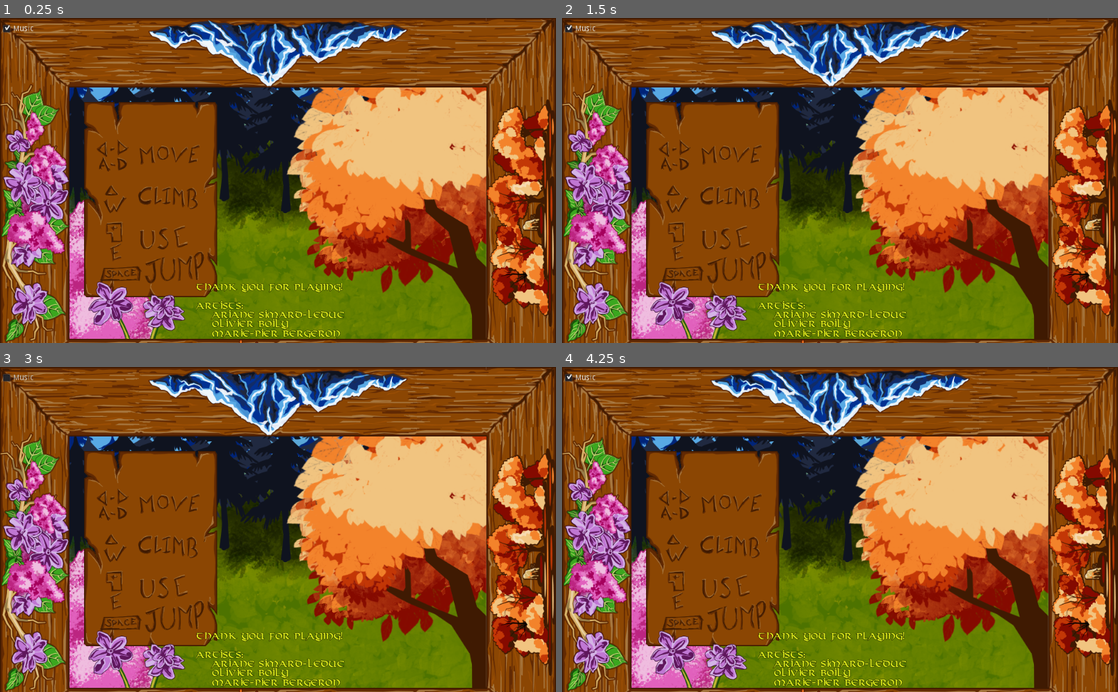
Above: before the commit, frames 1-4 (two rows, left to right).
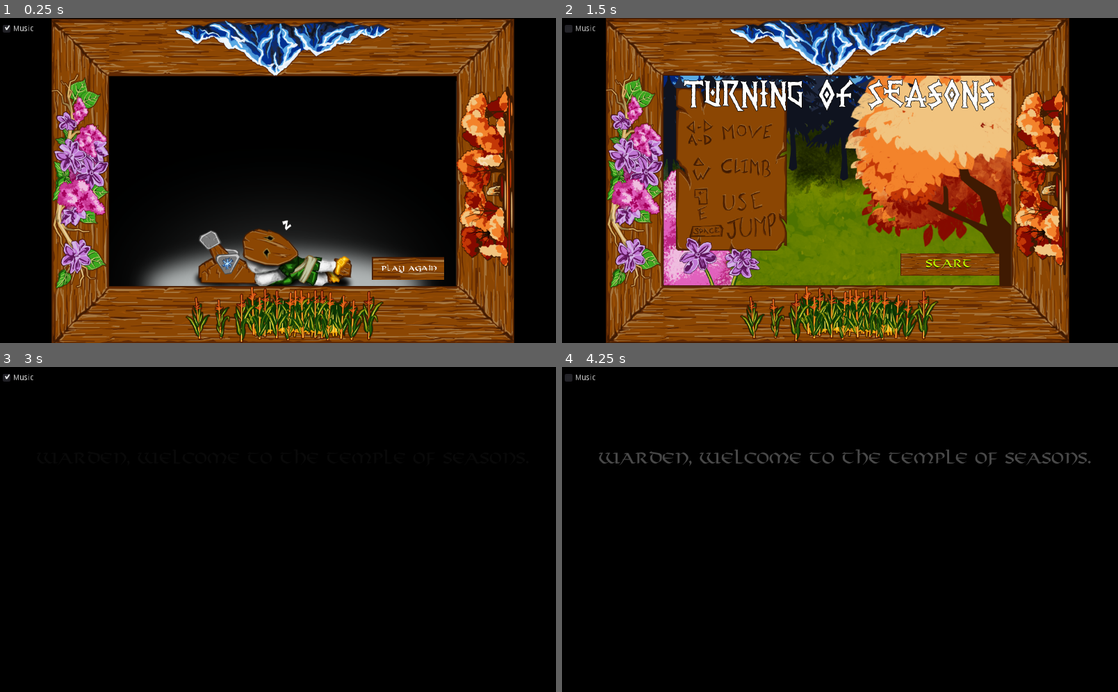
Above: after the commit, the same moments.

Repository: Boivin92/Turning-of-seasons
Game: Godot game, scene res://Menu/EndCard.tscn
Same seed, same stepped clock (60 frames per second), same inputs: the game is played once before the commit and once after it. This scene is started directly instead of the project's main scene. Sound files missing from this copy of the repository are replaced by a short silence.
Inputs (mouse positions are in pixels of both pictures, inside the frame that each line leads up to):
- Up to frame 1 (0.25 s): no input
- Up to frame 2 (1.5 s): click "Music" at 0.5 s; click "Music" (after the commit: "Play again") at 1.25 s
- Up to frame 3 (3 s): click "Music" at 2 s; click (389, 614) at 2.75 s, where only the run after the commit has a clickable "START"
- Up to frame 4 (4.25 s): click "Music" at 3.5 s

The runs differ from the first frame. In frame 1, 90% of the frame differs, in the area x 0-100%, y 0-100%; in frame 2, 75%; in frame 3, 100%; in frame 4, 100%.

Commit message:
main menu et endcard

Diff:
--- /dev/null
+++ b/Menu/EndCard.gd
@@ -0,0 +1,11 @@
+extends AnimatedSprite
+
+export (PackedScene) var mainMenu
+
+func _ready() -> void:
+	$Tween.interpolate_property($Artists, "modulate", Color(0,0,0,0), Color(1,1,1,1), 5, Tween.TRANS_LINEAR, Tween.EASE_IN_OUT)
+	$Tween.interpolate_property($Programmers, "modulate", Color(0,0,0,0), Color(1,1,1,1), 5, Tween.TRANS_LINEAR, Tween.EASE_IN_OUT)
+	$Tween.start()
+
+func _on_TextureButton_pressed() -> void:
+	get_tree().change_scene_to(mainMenu)
--- a/Menu/EndCard.tscn
+++ b/Menu/EndCard.tscn
@@ -1,24 +1,45 @@
-[gd_scene load_steps=4 format=2]
+[gd_scene load_steps=12 format=2]
 
-[ext_resource path="res://Menu/MainMenu/titelscreen.png" type="Texture" id=1]
-[ext_resource path="res://Fonts/VIKING-N.TTF" type="DynamicFontData" id=2]
+[ext_resource path="res://Menu/endCard/end_screen1.png" type="Texture" id=1]
+[ext_resource path="res://Menu/endCard/end_screen2.png" type="Texture" id=2]
+[ext_resource path="res://Menu/endCard/end_screen3.png" type="Texture" id=3]
+[ext_resource path="res://Menu/endCard/end_screen4.png" type="Texture" id=4]
+[ext_resource path="res://Menu/EndCard.gd" type="Script" id=5]
+[ext_resource path="res://Menu/MainMenu/MainMenu.tscn" type="PackedScene" id=6]
+[ext_resource path="res://Fonts/VIKING-N.TTF" type="DynamicFontData" id=7]
+[ext_resource path="res://Menu/button_start_1.png" type="Texture" id=8]
 
-[sub_resource type="DynamicFont" id=1]
+[sub_resource type="SpriteFrames" id=1]
+animations = [ {
+"frames": [ ExtResource( 1 ), ExtResource( 2 ), ExtResource( 3 ), ExtResource( 4 ), ExtResource( 4 ), ExtResource( 3 ), ExtResource( 2 ), ExtResource( 1 ) ],
+"loop": true,
+"name": "default",
+"speed": 1.5
+} ]
+
+[sub_resource type="DynamicFont" id=2]
 outline_size = 1
 outline_color = Color( 0, 0, 0, 0.384314 )
-font_data = ExtResource( 2 )
+font_data = ExtResource( 7 )
 
-[node name="EndCard" type="Sprite"]
-texture = ExtResource( 1 )
+[sub_resource type="DynamicFont" id=3]
+font_data = ExtResource( 7 )
+
+[node name="EndCard" type="AnimatedSprite"]
+frames = SubResource( 1 )
+frame = 1
+playing = true
 centered = false
+script = ExtResource( 5 )
+mainMenu = ExtResource( 6 )
 
-[node name="RichTextLabel" type="RichTextLabel" parent="."]
-margin_left = 360.716
-margin_top = 490.151
-margin_right = 658.716
-margin_bottom = 698.151
-custom_fonts/mono_font = SubResource( 1 )
-custom_fonts/normal_font = SubResource( 1 )
+[node name="Artists" type="RichTextLabel" parent="."]
+margin_left = 150.216
+margin_top = 142.181
+margin_right = 448.216
+margin_bottom = 350.181
+custom_fonts/mono_font = SubResource( 2 )
+custom_fonts/normal_font = SubResource( 2 )
 custom_colors/default_color = Color( 0.894118, 0.937255, 0.113725, 1 )
 bbcode_enabled = true
 bbcode_text = "Thank you for playing!
@@ -26,20 +47,54 @@
 Artists:
 [indent]Ariane Simard-Leduc
 Olivier Boily
-Marie-Pier Bergeron[/indent]
-
-Code monkeys:
-[indent]Cédric Pinard
-François Boivin
-Michael Blanchet[/indent]"
+Marie-Pier Bergeron[/indent]"
 text = "Thank you for playing!
 
 Artists:
 	Ariane Simard-Leduc
 Olivier Boily
-Marie-Pier Bergeron
+Marie-Pier Bergeron"
 
-Code monkeys:
+[node name="Programmers" type="RichTextLabel" parent="."]
+margin_left = 624.095
+margin_top = 174.656
+margin_right = 922.095
+margin_bottom = 260.656
+custom_fonts/mono_font = SubResource( 2 )
+custom_fonts/normal_font = SubResource( 2 )
+custom_colors/default_color = Color( 0.894118, 0.937255, 0.113725, 1 )
+bbcode_enabled = true
+bbcode_text = "Code monkeys:
+[indent]Cédric Pinard
+François Boivin
+Michael Blanchet[/indent]"
+text = "Code monkeys:
 	Cédric Pinard
 François Boivin
 Michael Blanchet"
+
+[node name="Camera2D" type="Camera2D" parent="."]
+position = Vector2( 501.191, 357.993 )
+current = true
+zoom = Vector2( 1.2, 1.2 )
+
+[node name="Tween" type="Tween" parent="."]
+
+[node name="TextureButton" type="TextureButton" parent="."]
+margin_left = 707.771
+margin_top = 527.0
+margin_right = 868.771
+margin_bottom = 578.0
+texture_normal = ExtResource( 8 )
+expand = true
+stretch_mode = 1
+
+[node name="Label" type="Label" parent="TextureButton"]
+margin_left = 17.9268
+margin_top = 18.5072
+margin_right = 147.927
+margin_bottom = 40.5072
+custom_fonts/font = SubResource( 3 )
+text = "Play again"
+align = 1
+[connection signal="pressed" from="TextureButton" to="." method="_on_TextureButton_pressed"]
Binary file added: Menu/endCard/end_screen1.png
Not shown, added: Menu/endCard/end_screen1.png.import
Binary file added: Menu/endCard/end_screen2.png
Not shown, added: Menu/endCard/end_screen2.png.import
Binary file added: Menu/endCard/end_screen3.png
Not shown, added: Menu/endCard/end_screen3.png.import
Binary file added: Menu/endCard/end_screen4.png
Not shown, added: Menu/endCard/end_screen4.png.import
